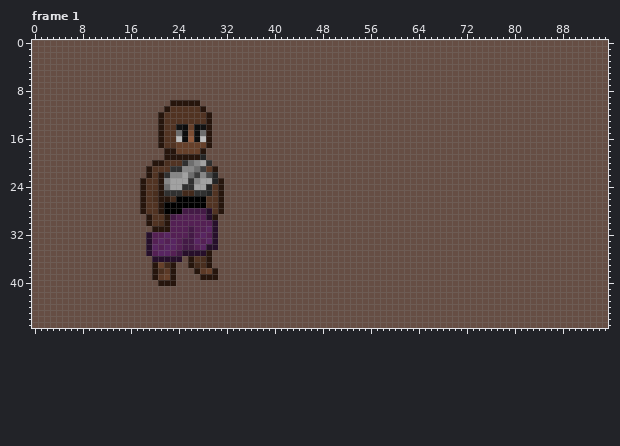
Animated GIF sprite, stored at Assets/Animations/KOHR_SE_ForwardStance.gif. The first picture shows the starting point.
The file is 384x192 pixels, drawn in blocks of 4x4; one block is one cell here. Colours within 5 levels of each other are drawn and written as one. Shown: frame 1. The commit also changed other frames, which this record leaves out.
New version:
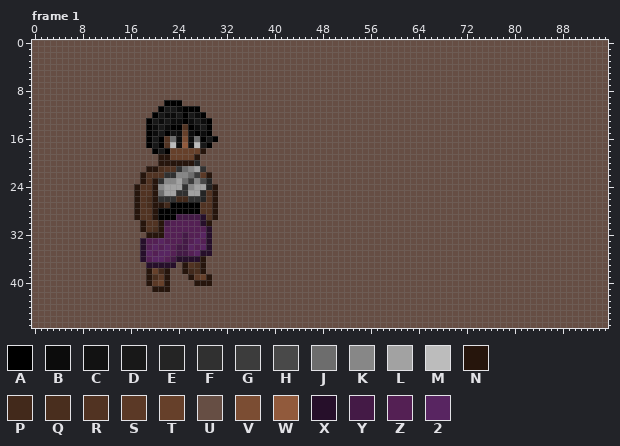
Palette (. is transparent): A #000000  B #0c0c0c  C #121212  D #181818  E #242424  F #303030  G #3c3c3c  H #494949  J #6d6d6d  K #878787  L #a2a2a2  M #bcbcbc  N #26150c  P #42291b  Q #492e1e  R #513322  S #5b3926  T #66402a  U #664e44  V #7b4d33  W #915a3c  X #260f2a  Y #441a46  Z #542054  2 #582561
From the commit log: Adds hair to Kohr Fist
What changed:
Frame 1:
y 10: x 22..27 UNNNNN -> AAAUUU
y 11: x 21..28 UNRRRRRN -> ADDBAAAU
y 12: x 20..29 UNRRRRRRRN -> ADBBDADBAU
y 13: x 19..29 UUNRRRRRRRN -> ADBDBBABDBA
y 14: x 19..26 UUNRRCBT -> ABDBAARA; x 28..29 CN -> DA
y 15: x 19..29 UUNRRJBVBJN -> ABDACBTBABA
y 16: x 19..21 UUN -> ADA; x 23..30 RMBWBMNU -> JBVBJADA
y 17: x 19..21 UUN -> ADA; x 23..29 RTTTTTN -> MBWBMDA
y 18: x 20..23 UUNN -> ADAT
y 19: x 21 U -> N; x 23..26 NNNN -> TTTT; x 28 E -> U
y 20: x 20 N -> U; x 22..29 QRRFJKLF -> NNNNNEUU
y 21: x 20..21 RR -> NQ; x 23 F -> R; x 25 K -> J; x 27..30 JGSN -> LFUU
y 22: x 18..19 UN -> NR; x 21 N -> R; x 23 K -> F; x 25 L -> K; x 28..30 KHE -> SNU
y 23: x 20..21 RN -> NF; x 23 L -> K; x 25..26 LF -> JG; x 28..31 LLEN -> HEUU
y 24: x 17..18 UN -> NR; x 20..22 RNJ -> NKL; x 26 F -> K; x 30..31 RN -> NU
y 25: x 17..18 UN -> NR; x 20..23 QNFF -> NJLL; x 25..31 PPFFERN -> FLLERNU
y 26: x 17..28 UNRQNNPAAAAA -> NRQNFFFPPFFE; x 30..31 RN -> NU
y 27: x 17..20 UNRR -> NRQN; x 22 A -> P; x 28 A -> R; x 30..31 RN -> NU
y 28: x 17..18 UN -> NR; x 20..21 RN -> NA; x 25..31 YYYYXRN -> AAARRNU
y 29: x 17..29 UUNRRNYZZZZZX -> NRRNAAAYYYYXR
y 30: x 18..19 UN -> NR; x 21..22 QN -> NY; x 28..30 ZZX -> XNU
y 31: x 18..20 UUN -> NRQ; x 22 N -> Z; x 26 Y -> Z; x 29..30 2X -> XU
y 32: x 19..22 XZZ2 -> NNNZ; x 25..26 ZY -> YZ; x 29..30 ZX -> XU
y 33: x 18..19 UX -> XZ; x 23 2 -> Z; x 26 Y -> Z; x 29..30 2X -> XU
y 34: x 18..19 UX -> XZ; x 23..24 2Z -> ZY; x 26 Y -> 2; x 30 X -> U
y 35: x 18..19 UX -> X2; x 25..27 XXX -> YZ2; x 29 N -> X
y 36: x 18..23 UUXXXX -> XZ22ZY; x 25..29 UNRQN -> XXXNU
y 37: x 19..23 UNTPN -> XXXXX; x 25..29 UNPQN -> NRQNU
y 38: x 19..23 UNQSN -> NTPNU; x 25..30 UUNSTN -> NPQNUU
y 39: x 19..20 UN -> NQ; x 22..23 TN -> NU; x 26..28 UUN -> NST; x 30 N -> U
y 40: x 19..21 UUN -> NST; x 23 N -> U; x 27..29 UUU -> NNN
y 41: x 20..22 UUU -> NNN
Changed places in both pictures, as pixel boxes (x1, y1, x2, y2):
changed: (134, 100, 224, 292)
